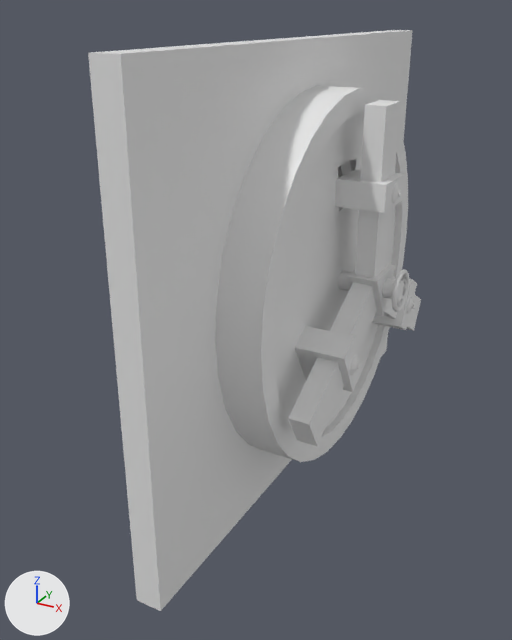
A saved change to the FBX model Assets/TR/Vault.fbx.
One viewpoint serves both versions: a 50 mm lens placed at (2.76, -5.11, 3.53), pointed at (0.15, -0.35, 1.15). The lights are fixed; the arrows at lower left show +X, +Y and +Z. The picture after the commit comes second. Where no turn or scale is listed for an object, it has been applied to the vertices. Vertices at exactly the same position are counted once.
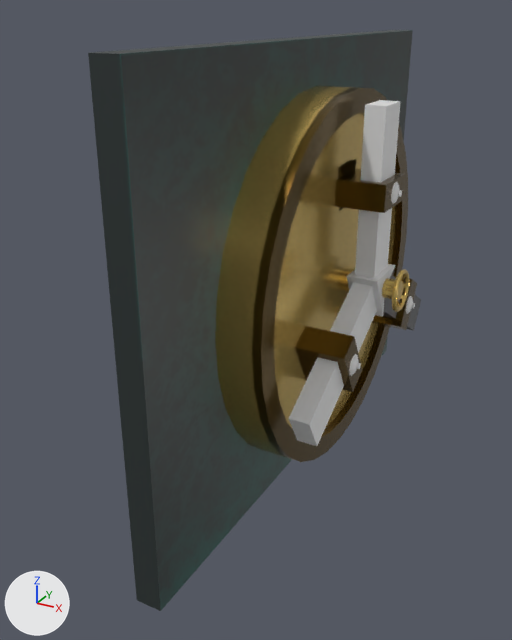
Patch to the scene script:
```diff
--- a/Assets/TR/Vault.fbx.py
+++ b/Assets/TR/Vault.fbx.py
@@ img_vaultframe_tex_png @@
+img_vaultframe_tex_png = load_image('VaultFrame_Tex.png', 'VaultFrame_Tex.png', 2048, 2048, 'sRGB')
@@ img_vaultbar_tex_png @@
+img_vaultbar_tex_png = load_image('VaultBar_Tex.png', 'VaultBar_Tex.png', 2048, 2048, 'sRGB')
@@ img_vaultdoor_tex_png @@
+img_vaultdoor_tex_png = load_image('VaultDoor_Tex.png', 'VaultDoor_Tex.png', 2048, 2048, 'sRGB')
@@ mat_material @@
+mat_material = principled_material('Material')
+mat_material.texture = img_vaultframe_tex_png  # with its transparency
@@ mat_material_002 @@
+mat_material_002 = principled_material('Material.002')
+mat_material_002.texture = img_vaultbar_tex_png  # with its transparency
@@ mat_material_001 @@
+mat_material_001 = principled_material('Material.001')
+mat_material_001.texture = img_vaultdoor_tex_png  # with its transparency
+mat_material_001.metallic = 0.8
+mat_material_001.roughness = 0.204
@@ me_cylinder @@
 me_cylinder.from_pydata(...)  # 1368 vertices, 1341 faces; spans x -0.95..0.77, y 0.0..3.0, z -1.5..1.5
 # used by ob_vaultdoor; location = (0.5, -1.5, 1.5)
+# me_cylinder part 1: texture (UV) coordinates of 1341 of 1341 faces, centred in x -0.95..0.77, y 0.01..2.99, z -1.49..1.49, changed; they spanned u -0.2..1.0, v 0.0..1.0 and now span u 0.01..0.9, v 0.01..0.99
+me_cylinder.materials.append(mat_material_001)  # picture img_vaultdoor_tex_png
@@ me_cube @@
 me_cube.from_pydata(...)  # 72 vertices, 40 faces; spans x 0.05..0.25, y -2.27..2.27, z -1.68..1.83
+me_cube.materials.append(mat_material)  # picture img_vaultframe_tex_png
@@ me_cylinder_003 @@
 me_cylinder_003.from_pydata(...)  # 72 vertices, 58 faces; spans x -0.125..0.125, y 0.0..1.294, z -0.836..0.125
+me_cylinder_003.materials.append(mat_material_002)  # picture img_vaultbar_tex_png
```

Boxes (x1, y1, x2, y2) around the edits, measured in the pictures (512 x 640 px):
'Wall', recoloured (white to black): (88, 30, 413, 611) in both
'VaultDoor', recoloured, surface changed (white to brown): (215, 86, 417, 462) in both
'Cylinder.003', recoloured (white to grey): (383, 267, 421, 330) in both
